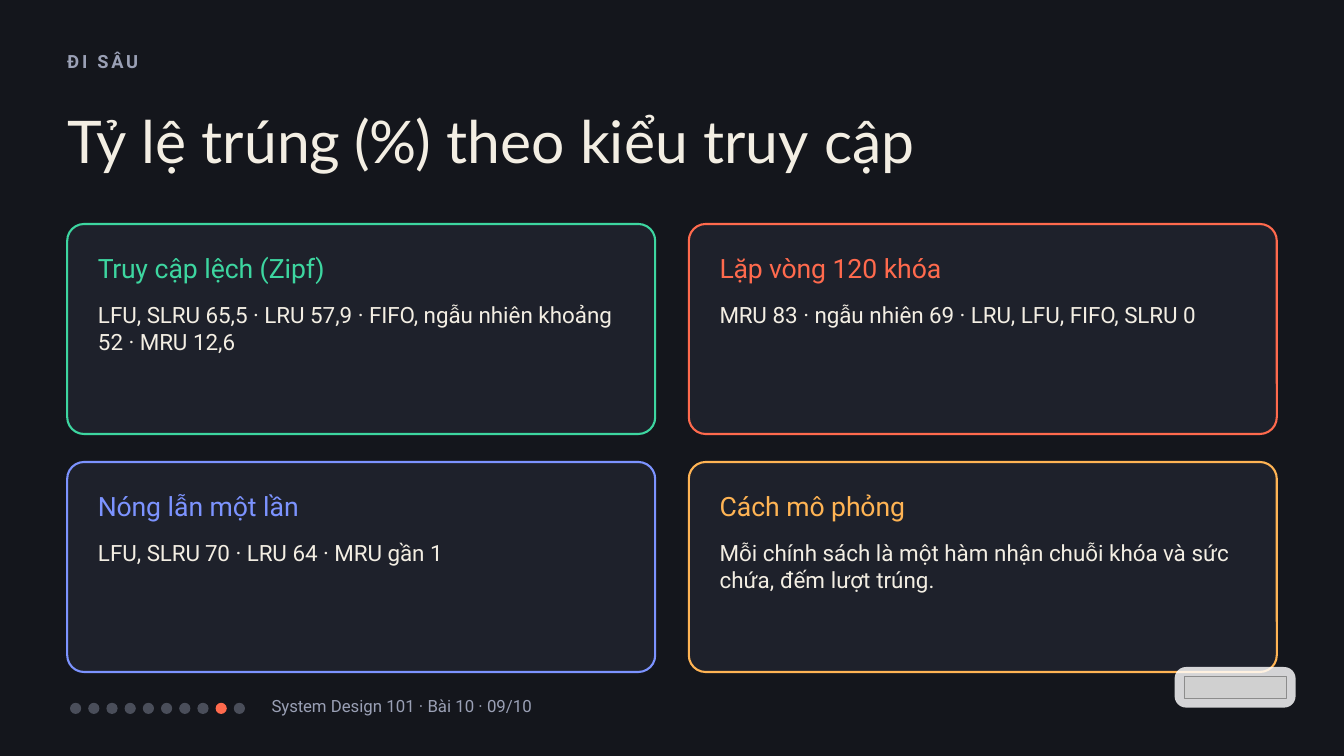
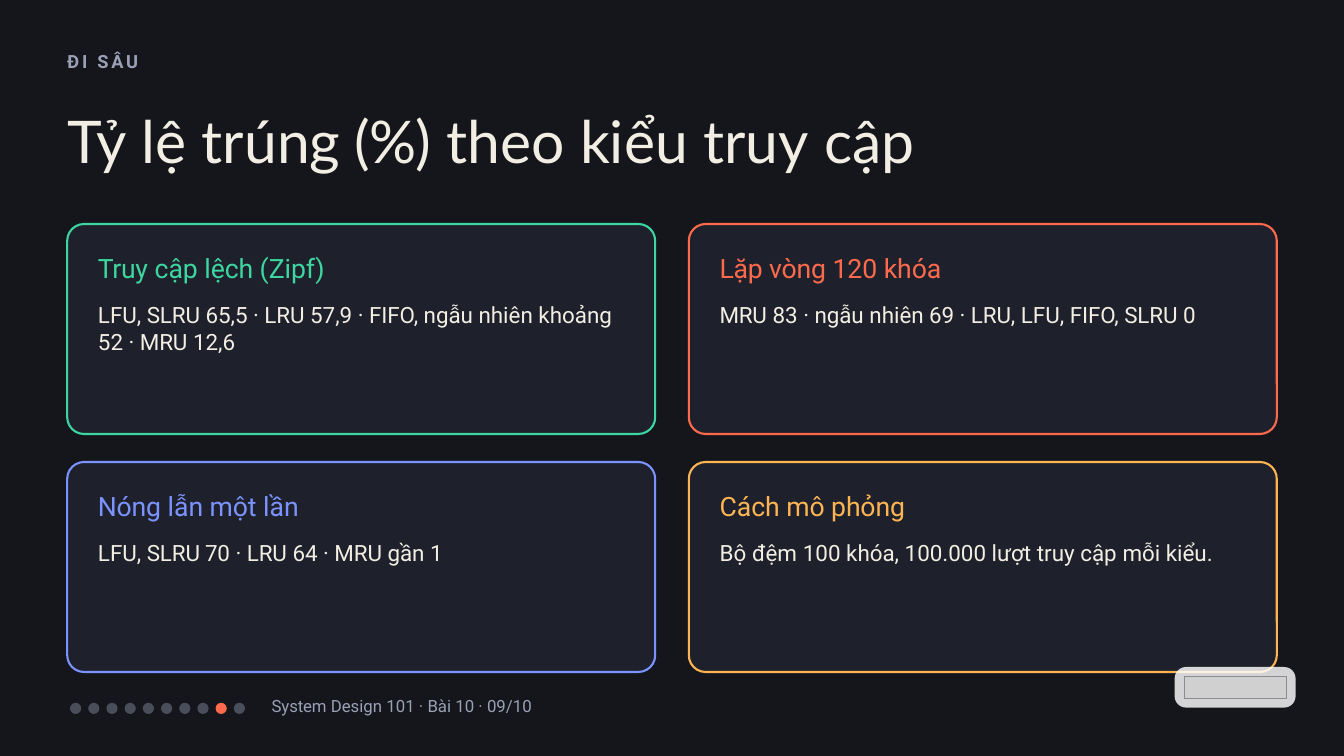
Before and after one commit to vohoailinh90/tool-marketing-studio, a slide deck: slide 9 of system-design-101/vi/lessons/sd-06-010/slides/sd-06-010.pptx. Drawn at 1344x756 pixels with LibreOffice and Linux fonts; fonts in the diff are those of the drawing; grey boxes stand for pictures. Boxes give left, top, right and bottom in pixels: in the first picture for what was removed or moved away, otherwise in the second. Text is boxed around its words. In the diff, an @@ line names an element or a change of style, - is before the commit and + after.

```diff
--- a/system-design-101/vi/lessons/sd-06-010/slides/sd-06-010.pptx
+++ b/system-design-101/vi/lessons/sd-06-010/slides/sd-06-010.pptx
@@ text at box(720, 542, 1213, 566): text changed @@
-Mỗi chính sách là một hàm nhận chuỗi khóa và sức chứa, đếm lượt trúng.
+Bộ đệm 100 khóa, 100.000 lượt truy cập mỗi kiểu.
```
Also in this commit, not shown: 2 other files.
